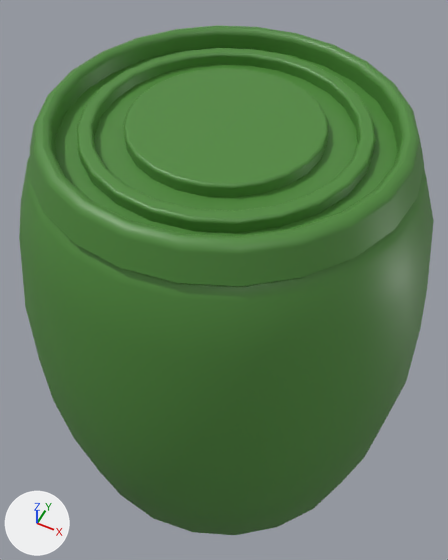
Renders of the Blender file data/Assets/Meshes/Parts/Barrel.blend from each side of a commit.
One viewpoint serves both versions: a camera (50 mm lens) standing at (0.75, -1.52, 3.11) and looking at (-0.05, 0.09, 1.09). Every picture has the same lights, and +X, +Y and +Z are marked at lower left.

Before the edit, the objects in view are built like this:
```python
mat_m_barrel = principled_material('m_barrel')
mat_m_barrel.base_color = (0.0751, 0.253, 0.0398)  # green #4d8a38
mat_m_barrel.roughness = 0.462
mat_m_barrel.specular_ior_level = 0.619
me_cylinder = bpy.data.meshes.new('Cylinder')
me_cylinder.from_pydata(...)  # 432 vertices, 410 faces; spans x -0.8..0.8, y -0.8..0.8, z -1.0..1.0
me_cylinder.polygons.foreach_set('use_smooth', [True] * 410)
me_cylinder.materials.append(mat_m_barrel)  # green #4d8a38
ob_cylinder = bpy.data.objects.new('Cylinder', me_cylinder)
ob_cylinder.location = (0.0, 0.0, 1.0)
_m = ob_cylinder.modifiers.new('Bevel', 'BEVEL')
_m.width = 0.04
_m.width_pct = 0.04
_m.segments = 4
_m.limit_method = 'WEIGHT'
_m.angle_limit = 0.531
_m = ob_cylinder.modifiers.new('EdgeSplit', 'EDGE_SPLIT')
_m = ob_cylinder.modifiers.new('WeightedNormal', 'WEIGHTED_NORMAL')
```
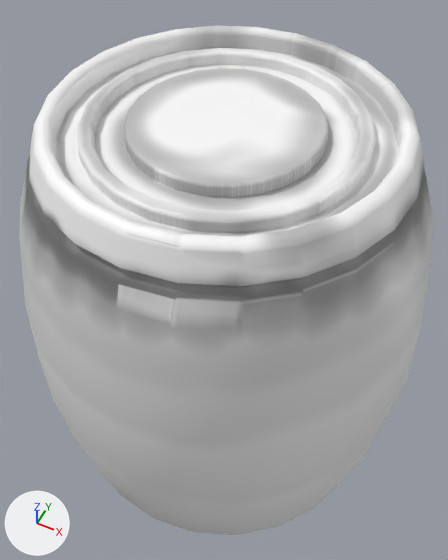
Patch to the scene script:
```diff
--- a/data/Assets/Meshes/Parts/Barrel.blend.py
+++ b/data/Assets/Meshes/Parts/Barrel.blend.py
@@ img_tex_barrel_mask @@
+img_tex_barrel_mask = load_image('tex_barrel_mask', '../../Textures/tex_barrel_mask.png', 1024, 1024, 'sRGB')
@@ mat_m_barrel @@
 mat_m_barrel = principled_material('m_barrel')
-mat_m_barrel.base_color = (0.0751, 0.253, 0.0398)  # green #4d8a38
+mat_m_barrel.texture = img_tex_barrel_mask
 mat_m_barrel.roughness = 0.462
```

What differs and where, as boxes [x1, y1, x2, y2] in the pictures (448 x 560 px):
'Cylinder', surface changed (green to grey): [19, 25, 434, 535] in both
